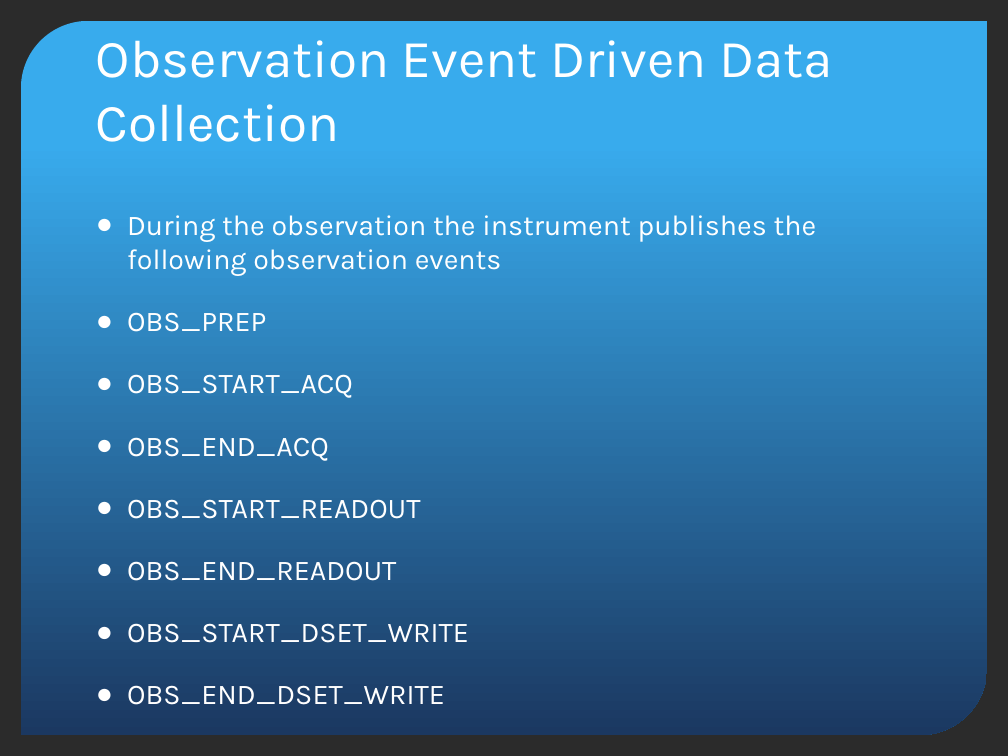
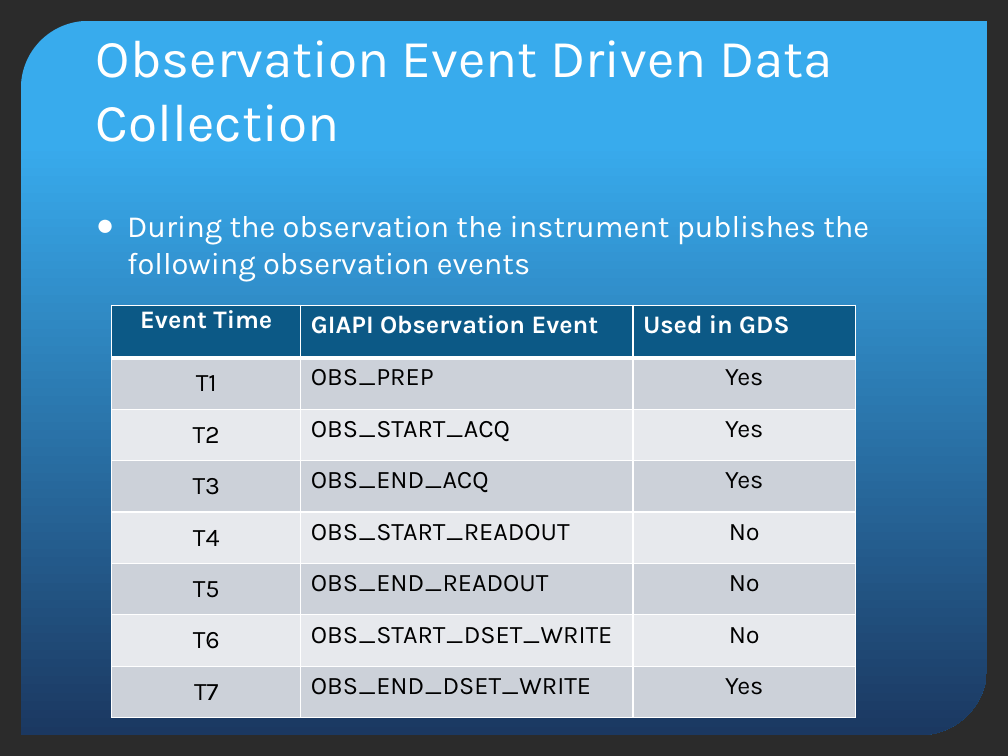
Before and after one commit to jluhrs/gmp, a slide deck: slide 9 of gds-api/src/main/doc/GDSDesignReview.pptx. Drawn at 1008x756 pixels with LibreOffice and Linux fonts; fonts in the diff are those of the drawing; background and template pictures are left out; a plain dark background stands for a picture behind light text. Boxes give left, top, right and bottom in pixels: in the first picture for what was removed or moved away, otherwise in the second. Text is boxed around its words. In the diff, an @@ line names an element or a change of style, - is before the commit and + after.

Commit message:
Fixed observation events table and general rewie

```diff
--- a/gds-api/src/main/doc/GDSDesignReview.pptx
+++ b/gds-api/src/main/doc/GDSDesignReview.pptx
@@ text "During the observation the instrument ..." at box(127, 216, 869, 282): size 20.4 to 22 pt @@
@@ table added at box(112, 305, 856, 718), 8 rows, 3 columns @@
+Event Time | GIAPI Observation Event | Used in GDS
+T1 | OBS_PREP | Yes
+T2 | OBS_START_ACQ | Yes
+T3 | OBS_END_ACQ | Yes
+T4 | OBS_START_READOUT | No
+T5 | OBS_END_READOUT | No
+T6 | OBS_START_DSET_WRITE | No
+T7 | OBS_END_DSET_WRITE | Yes
@@ text at box(127, 312, 469, 705): paragraphs removed @@
-● OBS_PREP
-● OBS_START_ACQ
-● OBS_END_ACQ
-● OBS_START_READOUT
-● OBS_END_READOUT
-● OBS_START_DSET_WRITE
-● OBS_END_DSET_WRITE
```
Also in this commit, not shown: 6 other slides changed, 4 slides added, 3 slides removed.
